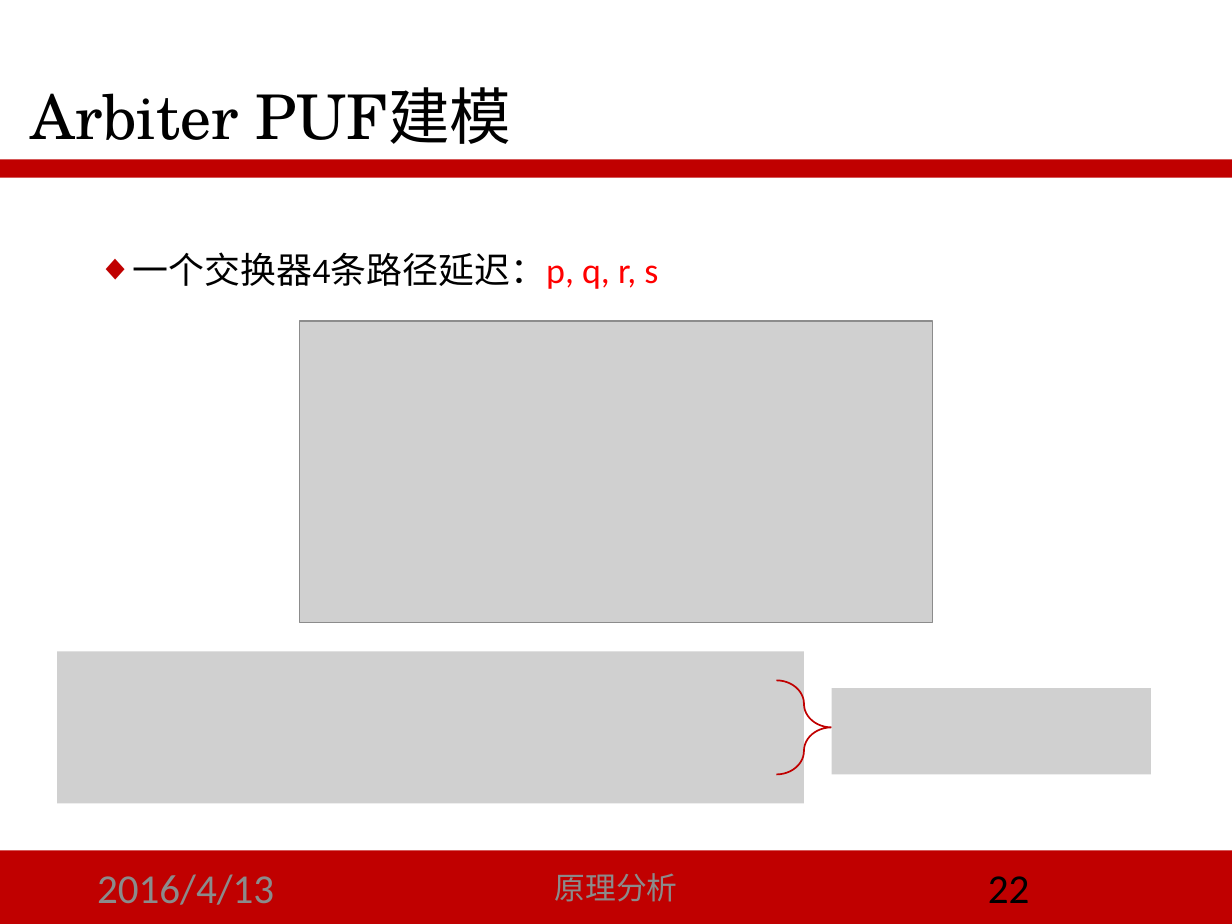
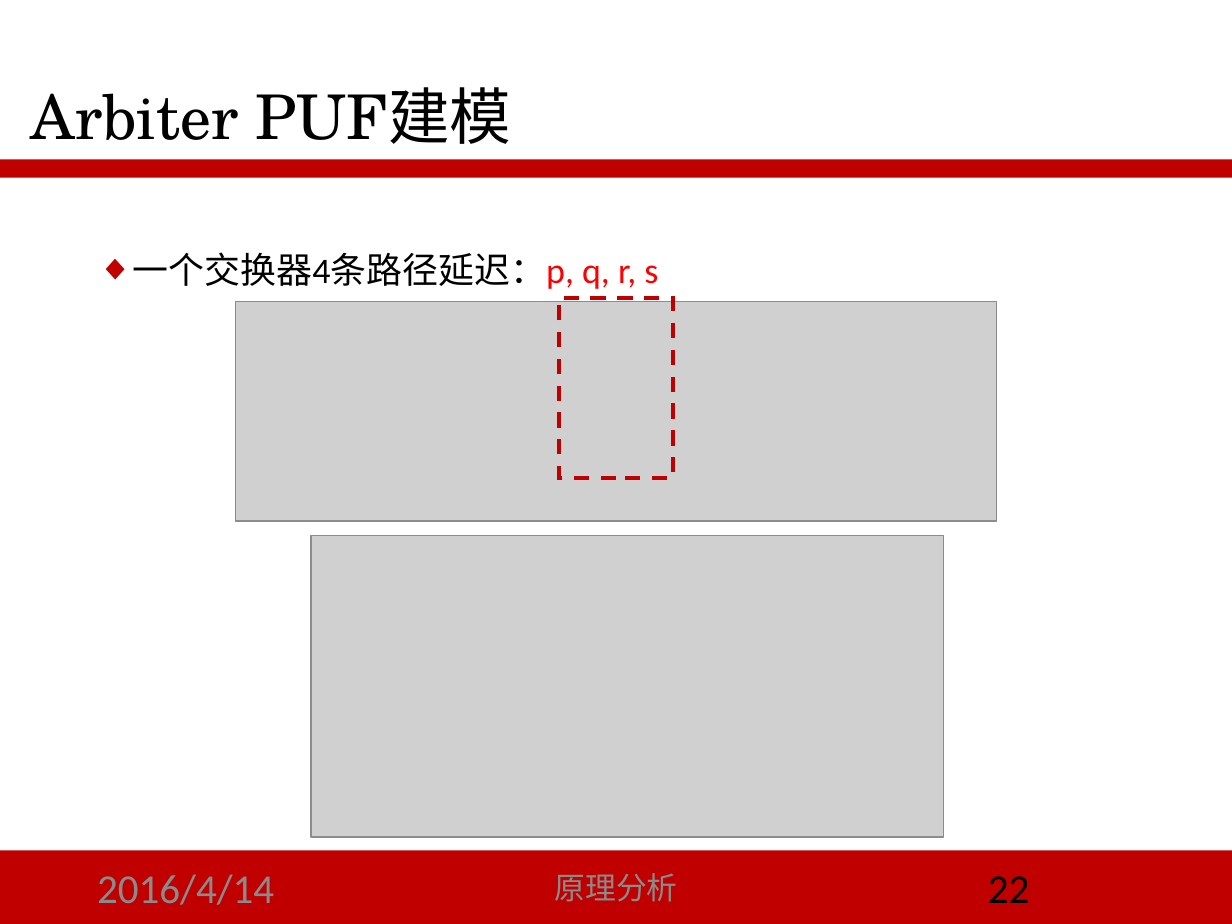
Before and after one commit to LoSealL/masterthesis, a slide deck: slide 22 of 答辩/script_02.pptx. Drawn at 1232x924 pixels with LibreOffice and Linux fonts; fonts in the diff are those of the drawing; grey boxes stand for pictures. Boxes give left, top, right and bottom in pixels: in the first picture for what was removed or moved away, otherwise in the second. Text is boxed around its words. In the diff, an @@ line names an element or a change of style, - is before the commit and + after.

```diff
--- a/答辩/script_02.pptx
+++ b/答辩/script_02.pptx
@@ rectangle added at box(559, 298, 673, 478), outline #C00000 2.25 pt dashed @@
@@ picture added at box(235, 302, 995, 521) @@
@@ picture: place and size @@
-picture at box(299, 322, 933, 623)
+picture at box(310, 536, 944, 838)
@@ picture removed at box(57, 652, 803, 804) @@
@@ right brace removed at box(776, 680, 832, 774) @@
@@ picture removed at box(832, 689, 1151, 775) @@
@@ text at box(97, 874, 274, 905): text changed @@
-2016/4/13
+2016/4/14
```
Also in this commit, not shown: 44 other slides changed, 5 slides added, 11 other files.
